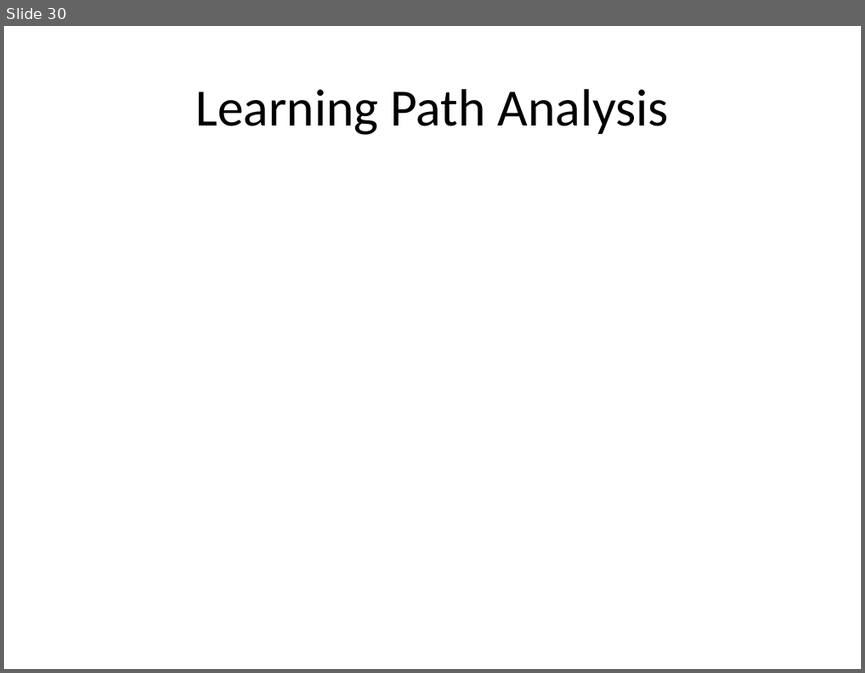
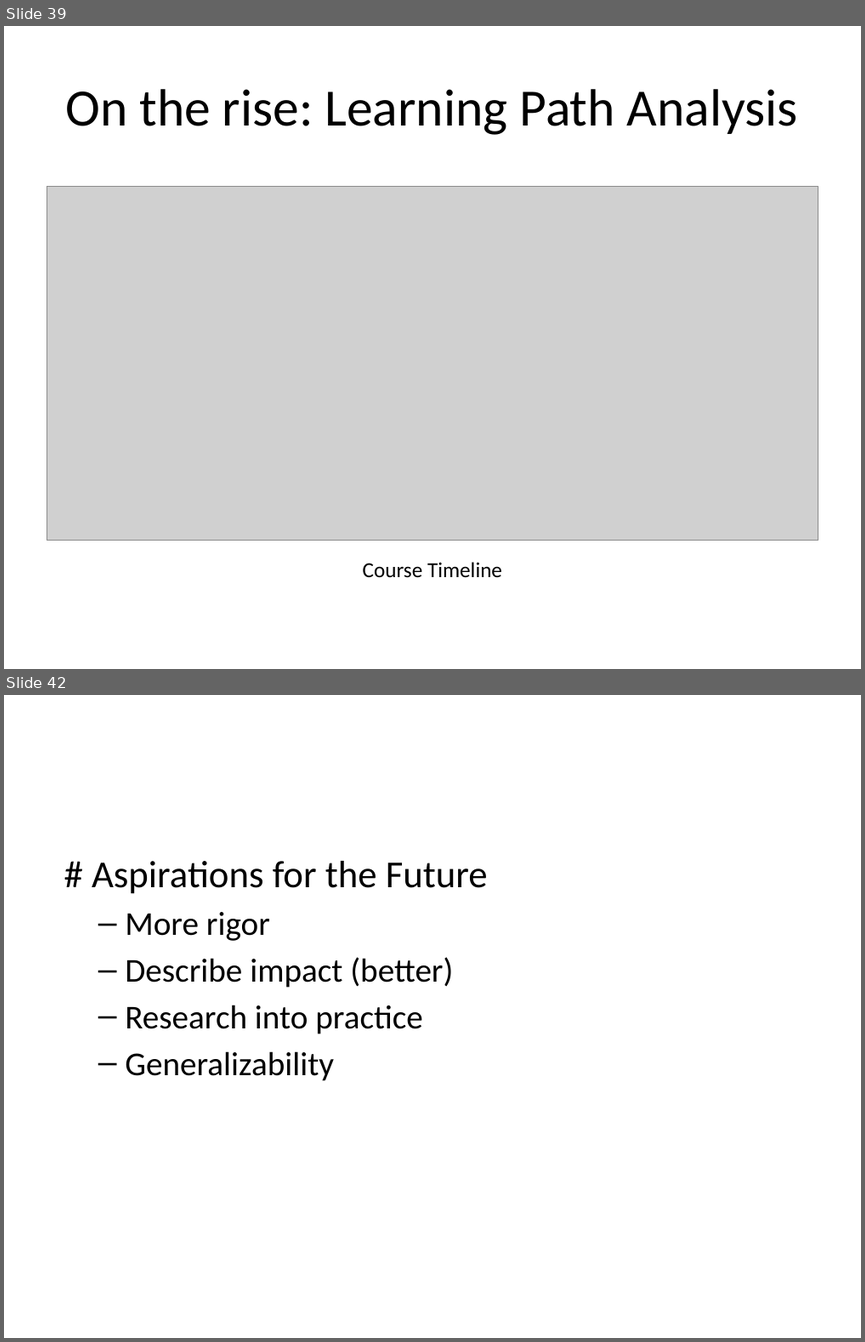
Before and after one commit to dietrichson/newport_2019, a slide deck: presentation/Learning_analytics_Newport_2019.pptx. Shown one above the other, each under a label of ours: slide 30 before the commit, slides 39 and 42 after it; the slides between them are not shown. The pictures are 865x673 and 865x1342 pixels, drawn with LibreOffice and Linux fonts; fonts in the diff are those of the drawing; grey boxes stand for pictures. Boxes give left, top, right and bottom in pixels: in the first picture for what was removed or moved away, otherwise in the second. Text is boxed around its words. In the diff, an @@ line names an element or a change of style, - is before the commit and + after.

```diff
--- a/presentation/Learning_analytics_Newport_2019.pptx
+++ b/presentation/Learning_analytics_Newport_2019.pptx
@@ slide 42 added at [4, 695, 861, 1338], background #FFFFFF @@
@@ text added at [92, 861, 488, 1081], 28 pt, text #000000 @@
+# Aspirations for the Future
+  – More rigor
+  – Describe impact (better)
+  – Research into practice
+  – Generalizability
@@ what was slide 30 is now slide 39 @@
@@ slide 39 changed as well @@
@@ title at [65, 89, 798, 135]: text changed @@
-Learning Path Analysis
+On the rise: Learning Path Analysis
@@ picture added at [46, 188, 818, 540] @@
@@ text added at [363, 562, 502, 578], 18 pt, text #000000 @@
+Course Timeline
```
Also in this commit, not shown: 6 other slides changed, 13 other slides added, 2 slides removed, 12 other files.
